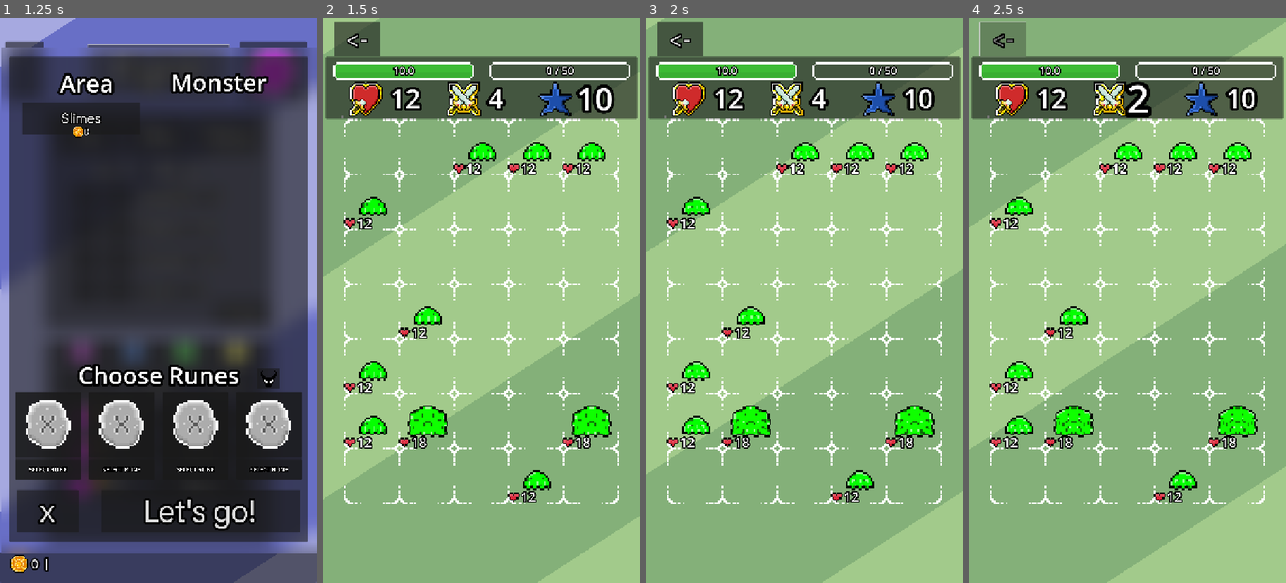
Above: before the commit, frames 1-4 (left to right).
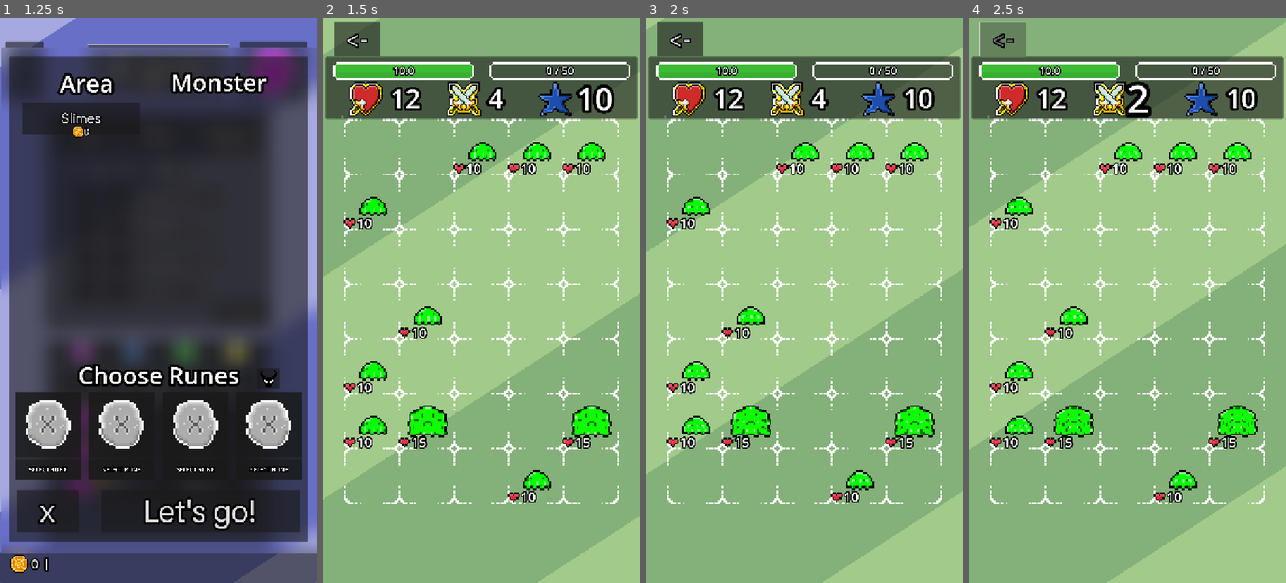
Above: after the commit, the same moments.

Repository: Nano95/project_RUNES
Game: Godot game, scene res://Scenes/Main.tscn
Same seed, same stepped clock (60 frames per second), same inputs: the game is played once before the commit and once after it.
Inputs:
- Up to frame 1 (1.25 s): click "Fight!" at 0.5 s
- Up to frame 2 (1.5 s): click "Let's go!" at 1.25 s
- Up to frame 3 (2 s): no input
- Up to frame 4 (2.5 s): click "<-" at 2 s

Frame 1 is identical in both runs. In frame 2, 0.3% of the frame differs, in the area x 12-85%, y 25-86%; in frame 3, 0.3%; in frame 4, 0.3%.

Commit message:
Nerf slimes a bit and fixing focus/power bug

Diff:
--- a/Scripts/GameController.gd
+++ b/Scripts/GameController.gd
@@ -438,7 +438,7 @@
 # Also leveraged in the Game_UI Script
 func get_modified_rune_cost(rune:RuneData) -> int:
 	var base_cost = rune.focus_cost
-	var diff = current_power - current_focus
+	var diff = base_power - max_focus
 	@warning_ignore("integer_division")
 	var adjustment = diff / 10  # floors automatically
 	var final_cost = base_cost + adjustment
@@ -453,16 +453,20 @@
 	var lucky_focus_refund:bool = roll_luck_focus_refund()
 	if (lucky_focus_refund):
 		if (pressed_btn):
-			var popup := luck_popup.instantiate()
-			popup.global_position = pressed_btn.global_position
-			popup.global_position.x += pressed_btn.size.x/2
-			popup.setup("Free Cast!")
-			game_ui.add_child(popup)
+			var pos = pressed_btn.global_position
+			pos.x += pressed_btn.size.x/2
+			spawn_luck_popup(pos, "Free Focus!")
 	else:
 		current_focus -= cost
 	if (cost > 0):
 		game_ui.update_focus(current_focus)
 	return true
+
+func spawn_luck_popup(new_position:Vector2, txt:String) -> void:
+	var popup := luck_popup.instantiate()
+	popup.global_position = new_position
+	popup.setup(txt)
+	game_ui.add_child(popup)
 
 func on_cell_tapped(row, col) -> void:
 	if (!game_is_active): return
--- a/Scripts/Resources/Monsters/Slime1.tres
+++ b/Scripts/Resources/Monsters/Slime1.tres
@@ -5,7 +5,7 @@
 [resource]
 script = ExtResource("1_irk3m")
 name = "Slime Hatchling"
-max_hp = 12
+max_hp = 10
 power = 1
 exp_reward = 4
 min_gold_reward = 1
--- a/Scripts/Resources/Monsters/Slime2.tres
+++ b/Scripts/Resources/Monsters/Slime2.tres
@@ -5,7 +5,7 @@
 [resource]
 script = ExtResource("1_j8dds")
 name = "Slime Youngling"
-max_hp = 18
+max_hp = 15
 power = 2
 exp_reward = 7
 min_gold_reward = 1
--- a/Scripts/Resources/Monsters/Slime3.tres
+++ b/Scripts/Resources/Monsters/Slime3.tres
@@ -5,7 +5,7 @@
 [resource]
 script = ExtResource("1_ctjo7")
 name = "Agony Slime"
-max_hp = 24
+max_hp = 21
 power = 4
 exp_reward = 10
 min_gold_reward = 3
--- a/Scripts/Resources/Monsters/Slime4.tres
+++ b/Scripts/Resources/Monsters/Slime4.tres
@@ -5,7 +5,7 @@
 [resource]
 script = ExtResource("1_1jr2k")
 name = "Elite Slime"
-max_hp = 29
+max_hp = 27
 power = 6
 exp_reward = 15
 min_gold_reward = 4
